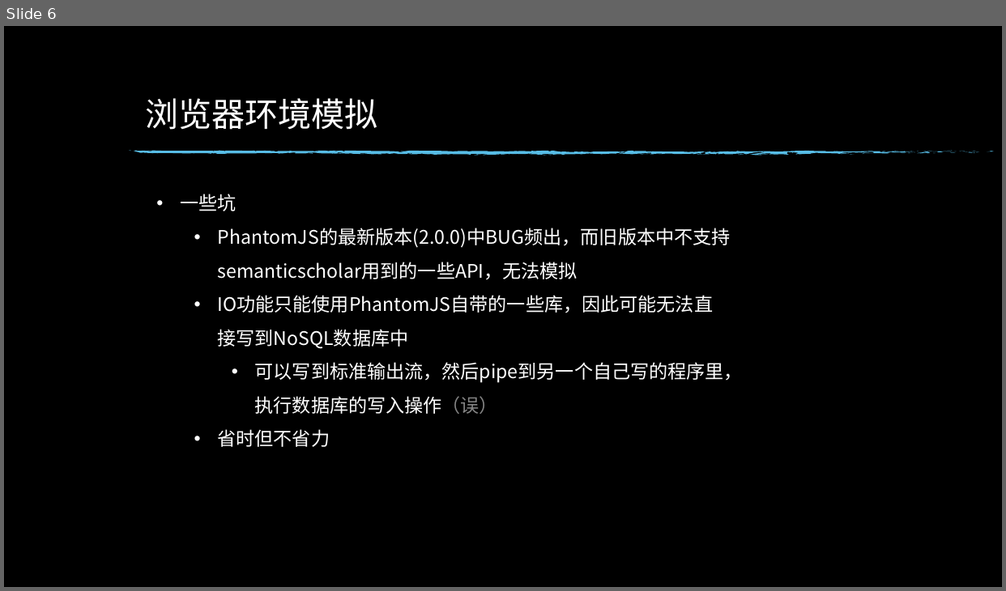
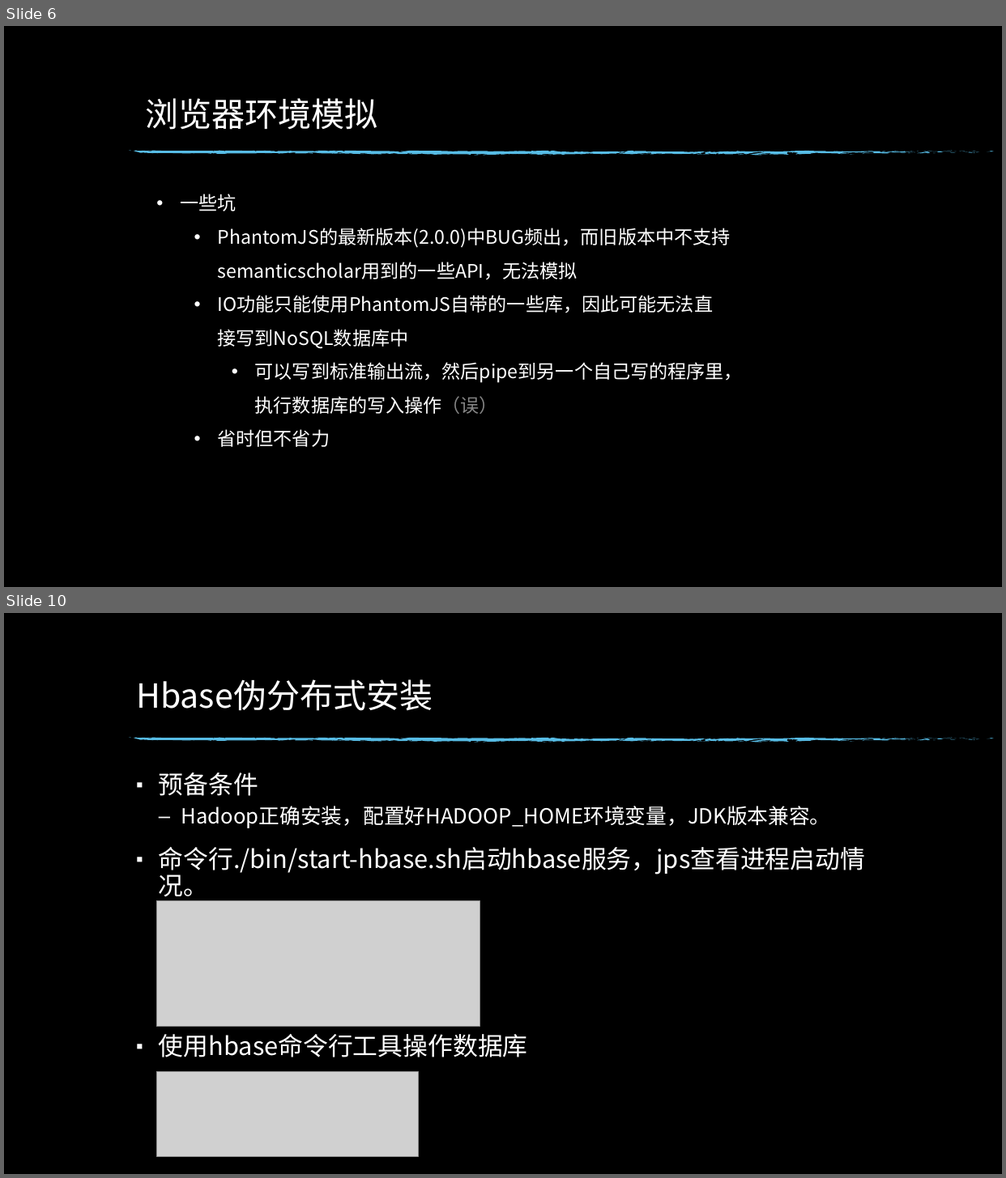
Before and after one commit to luminocean/cloud-computing, a slide deck: homework/实践1.pptx. Shown one above the other, each under a label of ours: slide 6 before the commit, slides 6 and 10 after it; the slides between them are not shown. The pictures are 1006x591 and 1006x1178 pixels, drawn with LibreOffice and Linux fonts; fonts in the diff are those of the drawing; grey boxes stand for pictures; background and template pictures are left out. Boxes give left, top, right and bottom in pixels: in the first picture for what was removed or moved away, otherwise in the second. Text is boxed around its words. In the diff, an @@ line names an element or a change of style, - is before the commit and + after.

```diff
--- a/homework/实践1.pptx
+++ b/homework/实践1.pptx
@@ slide 10 added at (4,613,1002,1174), background picture (left out); not listed: 74 template elements that a slide beside it also shows @@
@@ title added at (136,679,432,711), 32 pt, text #FFFFFF @@
+Hbase伪分布式安装
@@ text added at (159,773,865,1058), 24 pt, text #FFFFFF @@
+▪ 预备条件
+  – Hadoop正确安装，配置好HADOOP_HOME环境变量，JDK版本兼容。
+  ▪ 命令行./bin/start-hbase.sh启动hbase服务，jps查看进程启动情况。
+  ▪ 使用hbase命令行工具操作数据库
@@ picture added at (157,901,479,1027) @@
@@ picture added at (157,1072,418,1157) @@
```
Also in this commit, not shown: 1 slide changed, 4 other slides added.
